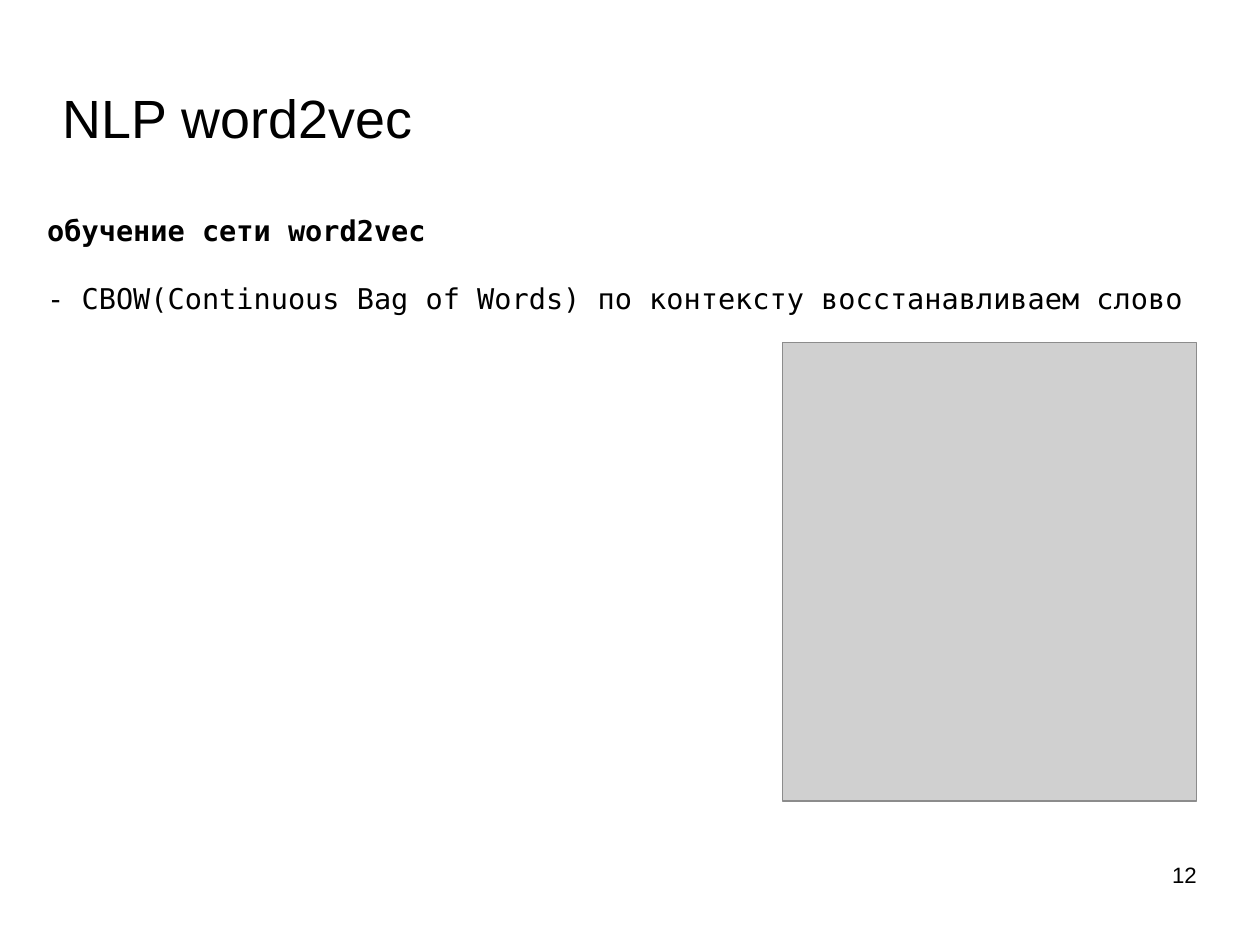
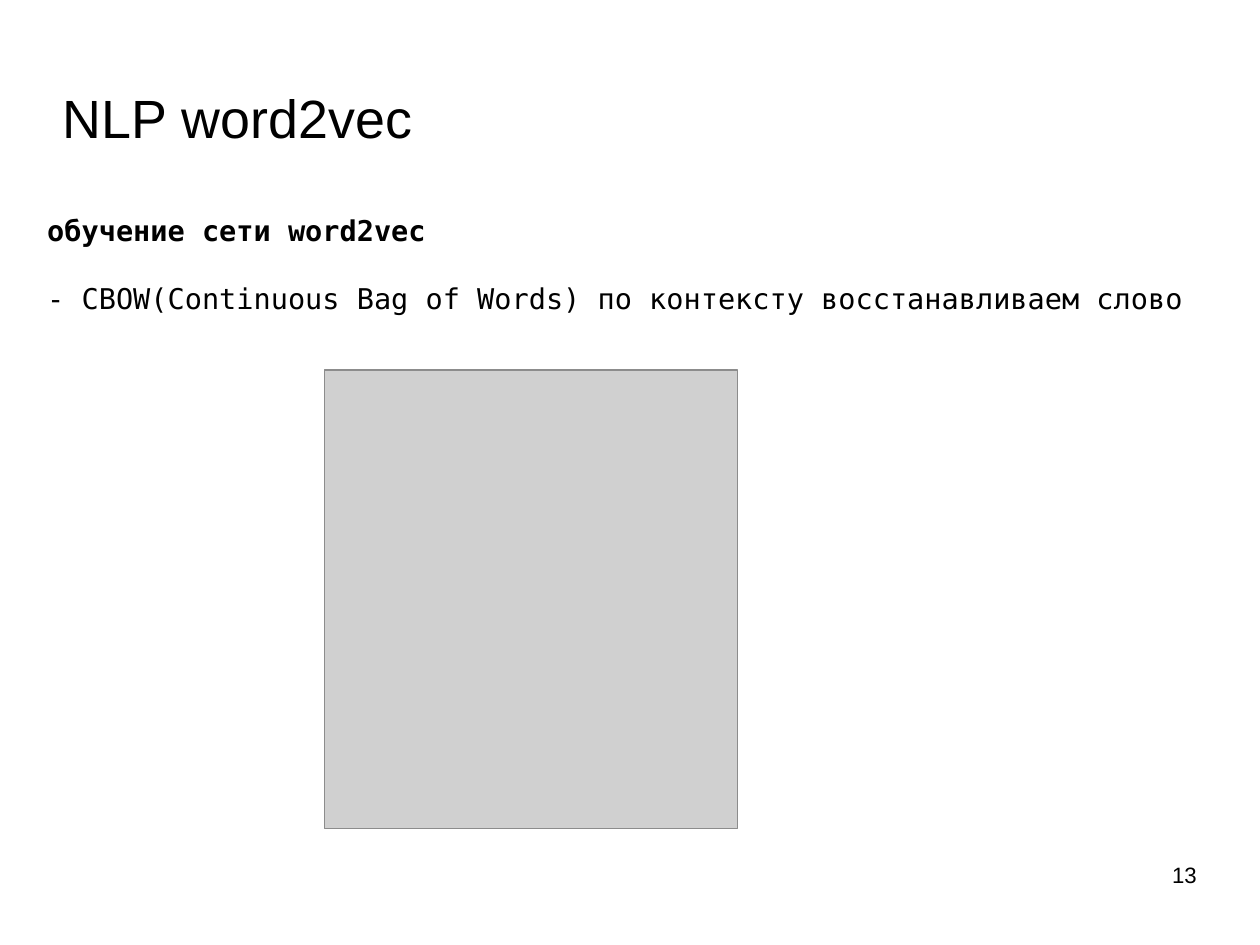
Before and after one commit to mechanoid5/ml_lectorium_legacy, a slide deck: slide 13 of 17-word2vec.odp (slide 12 before the commit). Drawn at 1260x945 pixels with LibreOffice and Linux fonts; fonts in the diff are those of the drawing; grey boxes stand for pictures; background and template pictures are left out. Boxes give left, top, right and bottom in pixels: in the first picture for what was removed or moved away, otherwise in the second. Text is boxed around its words. In the diff, an @@ line names an element or a change of style, - is before the commit and + after.

```diff
--- a/17-word2vec.odp
+++ b/17-word2vec.odp
@@ picture: place and size @@
-picture at (783, 343, 1197, 802)
+picture at (325, 370, 739, 829)
@@ page number at (1172, 867, 1197, 884): text changed @@
-12
+13
```
Also in this commit, not shown: 9 other slides changed, 3 slides added, 1 slide removed, 1 other file.
